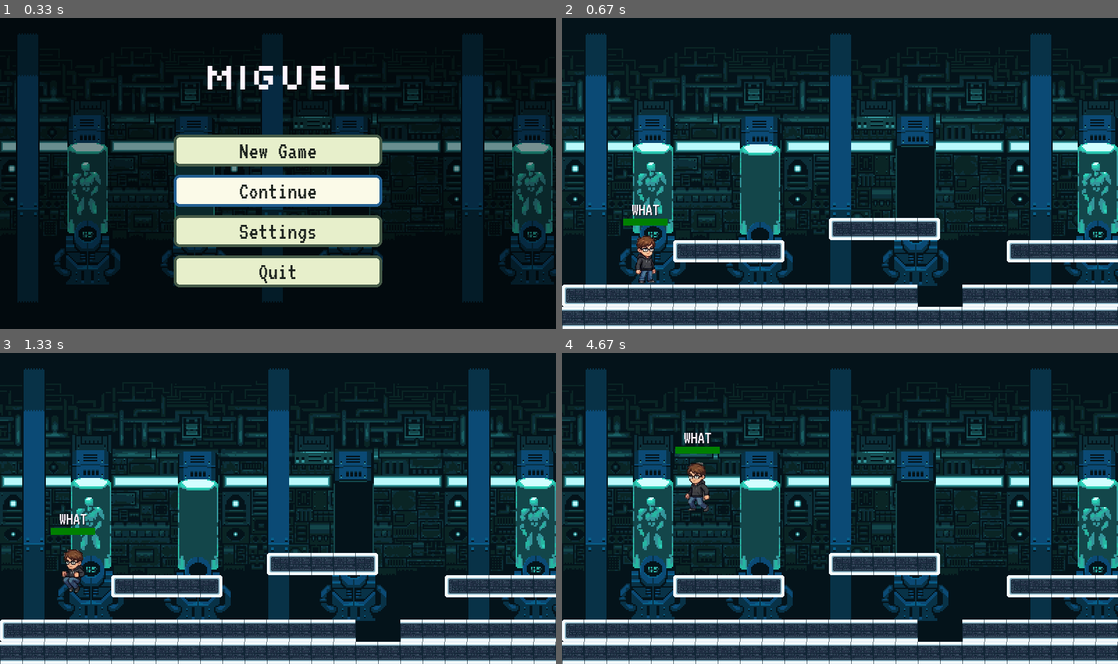
Above: before the commit, frames 1-4 (two rows, left to right).
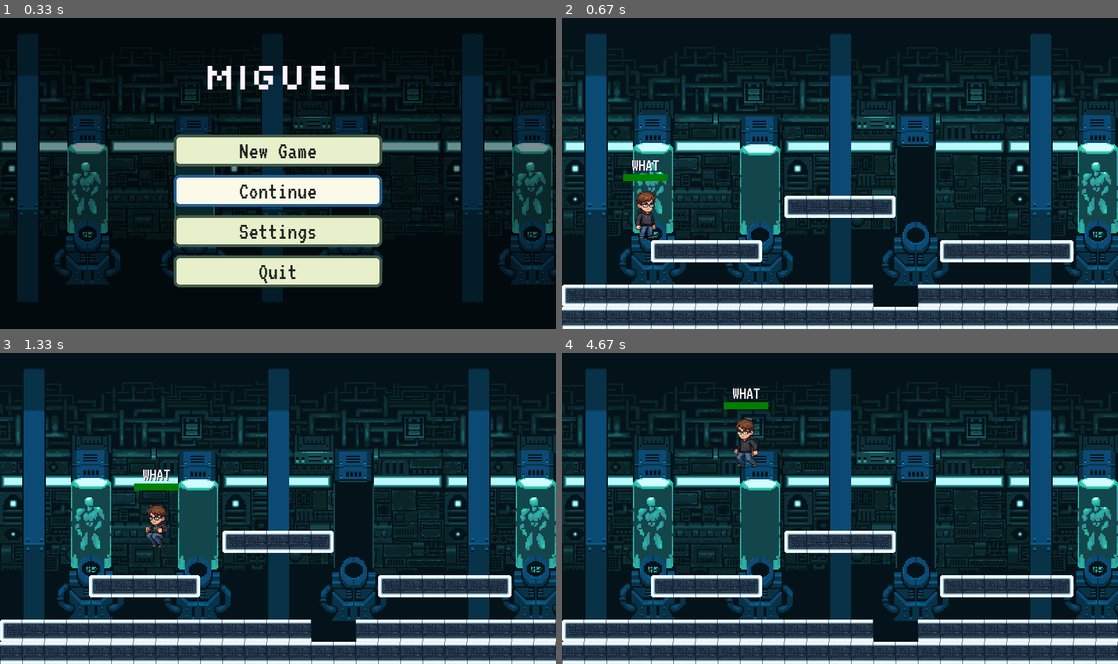
Above: after the commit, the same moments.

Repository: sandagansantino3-dotcom/game
Game: pygame game, started from Games/game.py
Two runs of this game, one before a commit and one after it. Both use one fixed random seed, a clock stepped at 60 frames per second and the inputs below.
Inputs (mouse positions are in pixels of both pictures, inside the frame that each line leads up to):
- Up to frame 1 (0.33 s): no input
- Up to frame 2 (0.67 s): click "Continue" at 0.38 s
- Up to frame 3 (1.33 s): hold Right 0.67-1.13 s; move the mouse to (255, 520) at 0.7 s; hold Left from 1.22 s (still down); move the mouse to (455, 499) at 1.25 s; tap Space at 1.28 s
- Up to frame 4 (4.67 s): tap Space at 1.58, 1.85, 2.15, 2.28, 2.58, 2.95, 3.25, 3.45, 3.75, 3.95, 4.25, 4.45 s; release Left at 1.75 s; hold Left 1.78-2.18 s; move the mouse to (840, 527) at 1.82 s; hold Right 2.22-2.85 s; move the mouse to (706, 511) at 2.25 s; hold Left 2.88-3.35 s; move the mouse to (667, 461) at 2.92 s; hold Right 3.38-3.85 s; move the mouse to (667, 580) at 3.42 s; hold Right 3.88-4.35 s; move the mouse to (923, 399) at 3.92 s; hold Left from 4.38 s (still down); move the mouse to (1045, 617) at 4.42 s

Frame 1 is identical in both runs. In frame 2, 7.1% of the frame differs, in the area x 11-100%, y 45-93%; in frame 3, 7.2%; in frame 4, 7.3%, in the area x 16-100%, y 11-93%.

Commit message:
Update game title and adjust save settings

Diff:
--- a/Games/challenges.py
+++ b/Games/challenges.py
@@ -77,11 +77,11 @@
     },
     {
         "broken": (
-            'player = {"name": "Rene", '
+            'player = {"name": "TripleT", '
             '"score" 10}'
         ),
         "answer": (
-            'player = {"name": "Rene", '
+            'player = {"name": "TripleT", '
             '"score": 10}'
         ),
         "time": 35,
--- a/Games/game.py
+++ b/Games/game.py
@@ -24,7 +24,7 @@
     SCREEN_SIZE
 )
 
-pygame.display.set_caption("MIGUEL")
+pygame.display.set_caption("Real of Syntax Errors")
 
 audio = menu.Audio()
 fullscreen = audio.fullscreen
--- a/Games/save.json
+++ b/Games/save.json
@@ -1 +1 @@
-{"level": 0, "name": "WHAT"}
+{"level": 1, "name": "WHAT"}
--- a/Games/settings.json
+++ b/Games/settings.json
@@ -1 +1 @@
-{"volume": 0.0, "fullscreen": true}
+{"volume": 0.0, "fullscreen": false}
